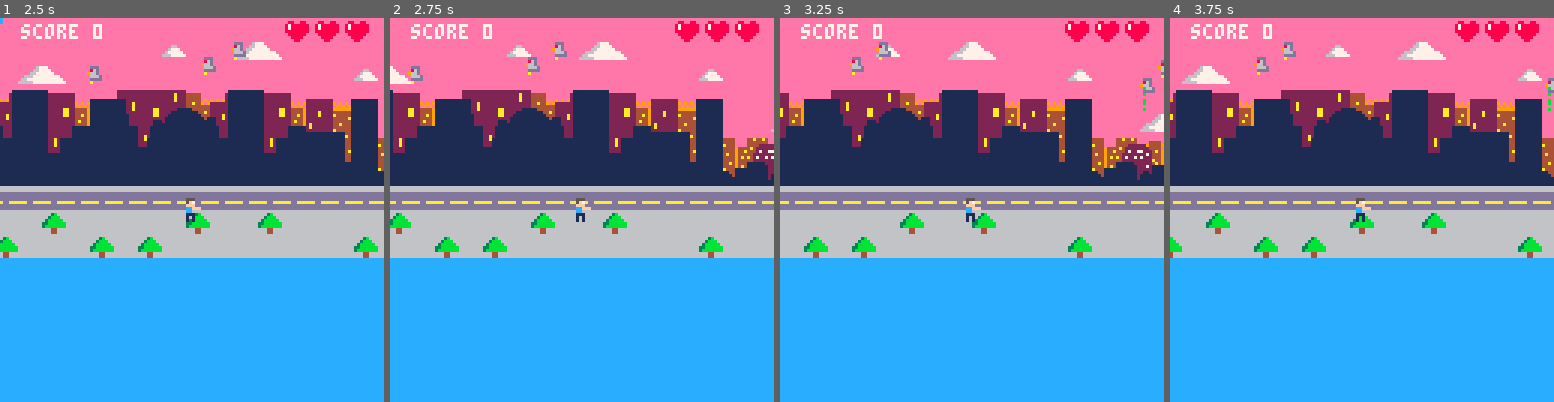
Above: before the commit, frames 1-4 (left to right).
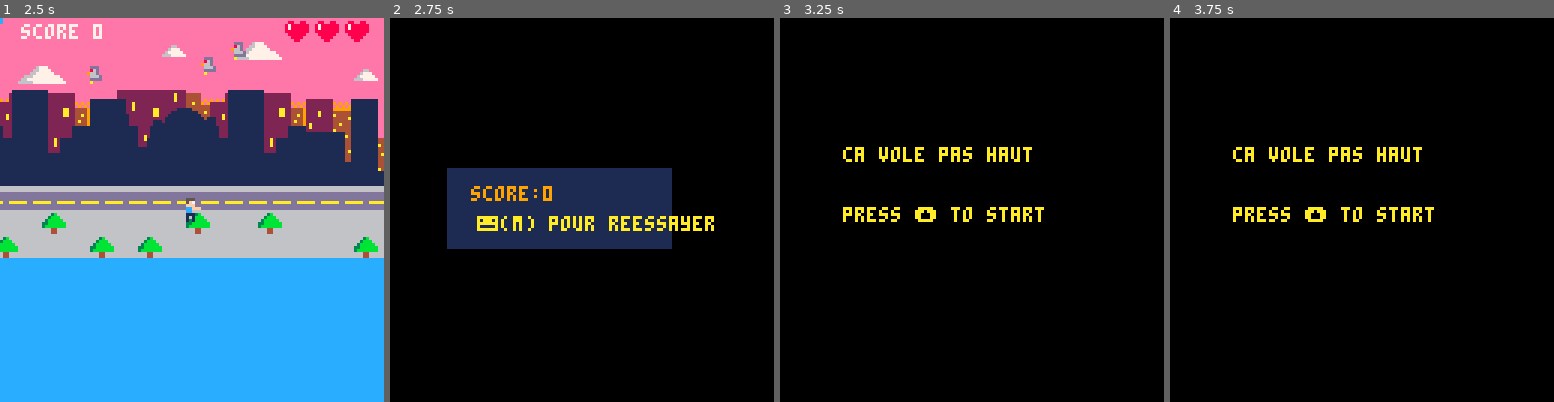
Above: after the commit, the same moments.

Repository: julie17-d/projet-collectif---pico-8
Game: PICO-8 cartridge commun.p8
The game is run twice, just before and just after one commit, with the same random seed, the same clock (stepped at 60 frames per second) and the same inputs.
Inputs:
- Up to frame 1 (2.5 s): tap X (X key) at 0.33, 1.07, 1.85 s; tap O (Z key) at 0.7, 1.7, 2.1 s; hold Right 1.6-2.1 s; hold Up 2.15-2.42 s; hold Right from 2.47 s (still down)
- Up to frame 2 (2.75 s): keep holding Right; tap O (Z key) at 2.5 s
- Up to frame 3 (3.25 s): tap O (Z key) at 2.9 s; tap X (X key) at 2.97 s; release Right at 3.03 s; hold Left from 3.08 s (still down)
- Up to frame 4 (3.75 s): tap O (Z key) at 3.3, 3.7 s; release Left at 3.58 s; hold Down from 3.63 s (still down)

Frame 1 is identical in both runs. In frame 2, 97% of the frame differs, in the area x 0-100%, y 0-100%; in frame 3, 100%; in frame 4, 100%.

Commit message:
debut fiente2

Diff:
--- a/commun.p8
+++ b/commun.p8
@@ -2,12 +2,13 @@
 version 29
 __lua__
 function _init()
-	p={x=60,y=60,speed=1}
+	p={x=60,y=60,speed=1,life=3}
 	bullets={}
 	pigeons={}
 	explosions={}
 	score=0
 	fientes={}
+	text_timer=0
 	state="intro"
 	cam_x=p.x-60
 	sfx(1)
@@ -117,11 +119,11 @@
 -->8
 --collision
 
-function collision(pigeon,b)
-	if pigeon.y > b.y-4
-	and pigeon.y < b.y + 4 then
-		if pigeon.x > b.x-4
-		and pigeon.x < b.x+4 then
+function collision(cible,missiles)
+	if cible.y > missiles.y-4
+	and cible.y < missiles.y + 4 then
+		if cible.x > missiles.x-4
+		and cible.x < missiles.x+4 then
 			return true
 		else
 			return false
@@ -173,7 +176,7 @@
  	col=10
  end
  print("score:"..score,36,56,col)
- print("😐(m) pour reesayer",38,66,10)
+ print("😐(m) pour reessayer",38,66,10)
 end
 
 -->8
@@ -251,15 +254,6 @@
 
 -->8
 --fientes
---function missiles()
-   -- new_fientes = {
-       -- x=pigeon.x,
-        --y=pigeon.y,
-        --speed=3
-   -- }
-    --add(fientes, new_fientes)
-
-    --end
 
 function update_fientes()
     for fiente in all(fientes) do
@@ -267,6 +261,13 @@
         if fiente.y > p.y+60 then
             del(fientes,fiente)
         end
+		if collision(p, fiente) then
+			p.life -= 1
+		end
+		if p.life ==0 then
+			state= "game over"
+
+		end
     end
 end
 
